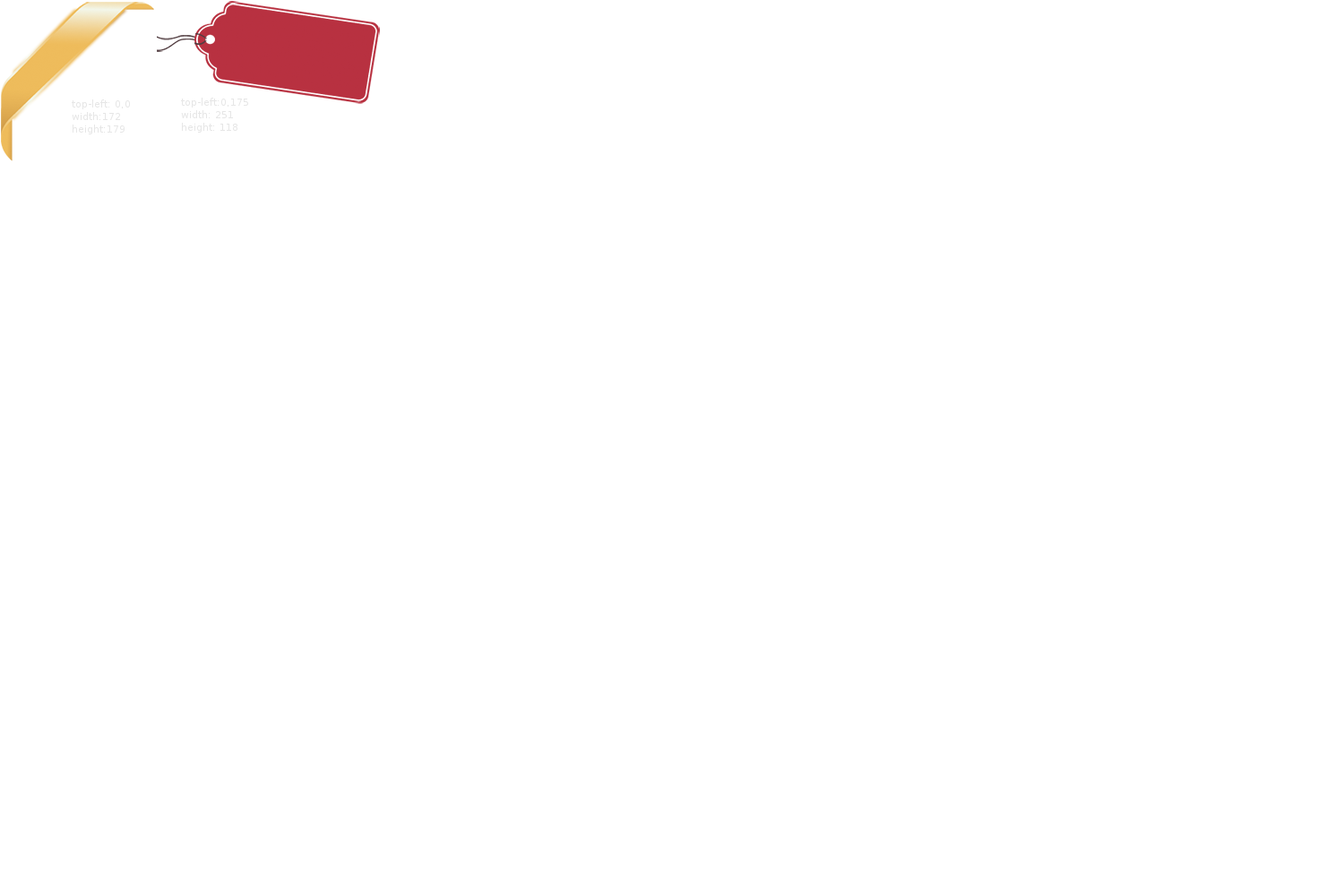
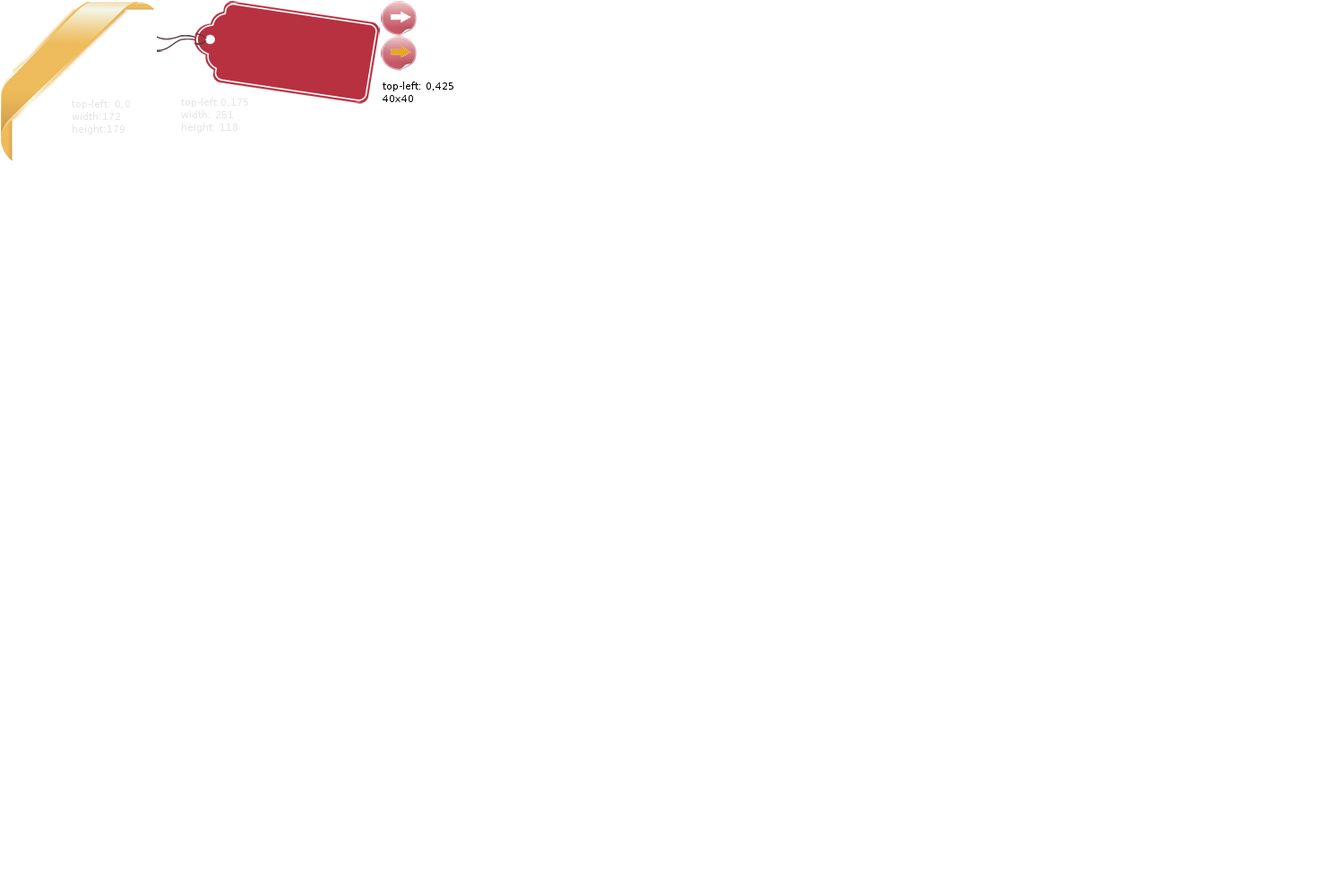
Layers edited between the first and the second 1344 x 896 image:
added layer "top-left: 0,425 ..." above "Copie de btn_submit-arrow.png" over left=382, top=81, right=454, bottom=103
added layer "Copie de btn_submit-arrow.png" above "btn_submit-arrow.png" over left=380, top=35, right=417, bottom=71
added layer "btn_submit-arrow.png" above "top-left:0,175 ..." over left=380, top=0, right=417, bottom=36
